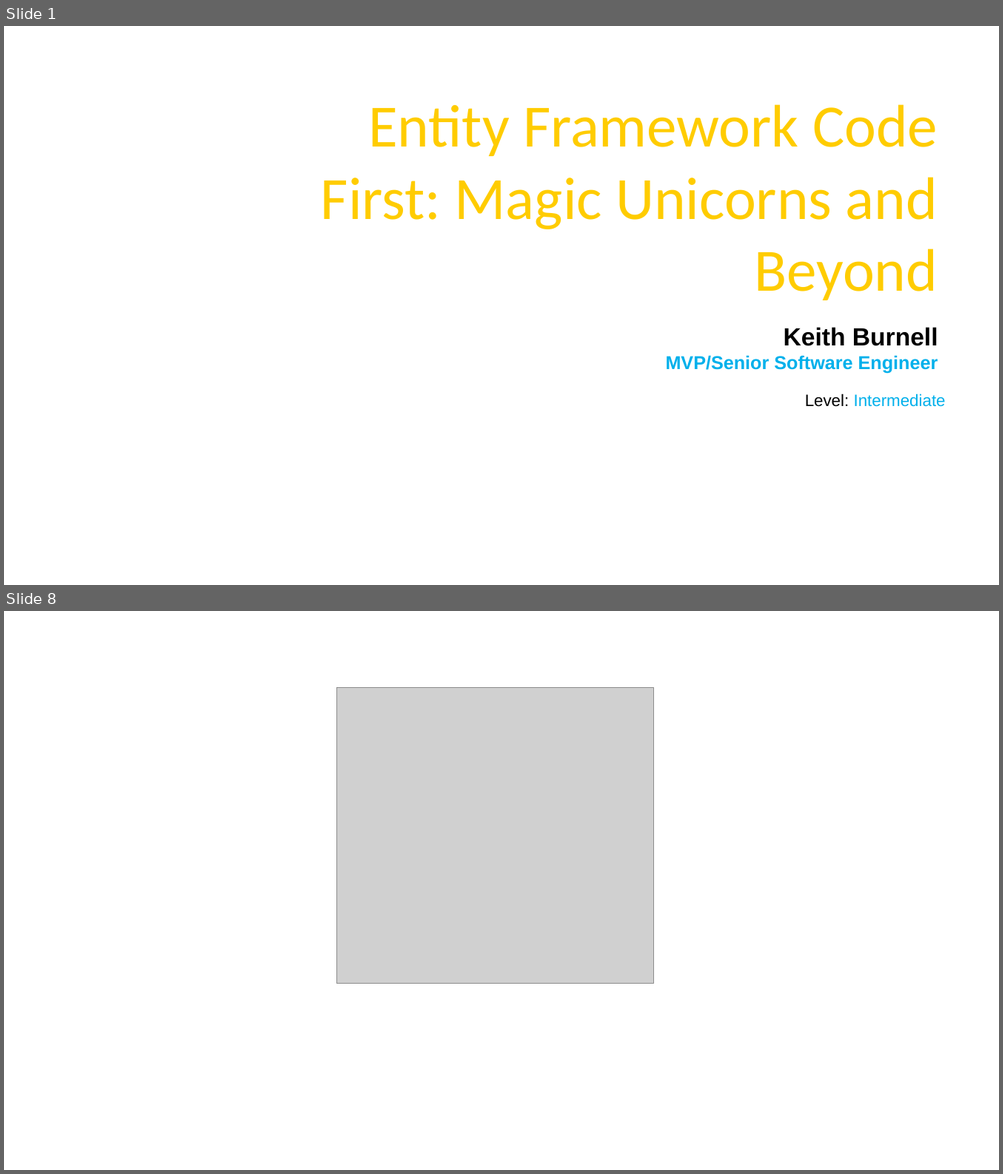
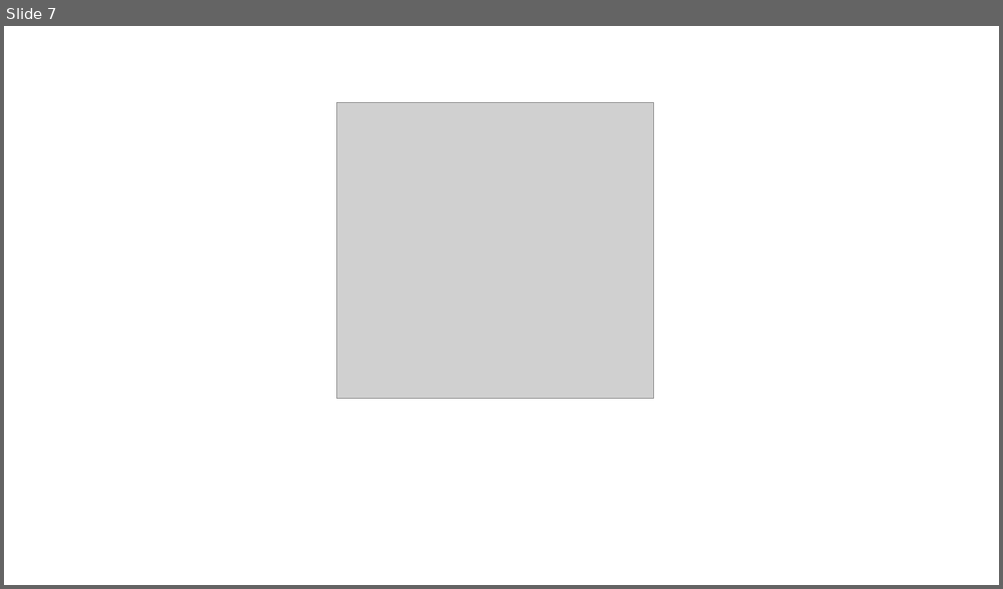
Before and after one commit to kburnell/EfCodeFirstMagicUnicornAndBeyond, a slide deck: EfMagicUnicornEdAndBeyond_SkylineTemplate.ppt. Shown one above the other, each under a label of ours: slides 1 and 8 before the commit, slide 7 after it; the slides between them are not shown. The pictures are 1003x1174 and 1003x589 pixels, drawn with LibreOffice and Linux fonts; fonts in the diff are those of the drawing; grey boxes stand for pictures; background and template pictures are left out. Boxes give left, top, right and bottom in pixels: in the first picture for what was removed or moved away, otherwise in the second. Text is boxed around its words. In the diff, an @@ line names an element or a change of style, - is before the commit and + after.

```diff
--- a/EfMagicUnicornEdAndBeyond_SkylineTemplate.ppt
+++ b/EfMagicUnicornEdAndBeyond_SkylineTemplate.ppt
@@ slide 1 removed at (4, 26, 999, 585), background picture (left out) @@
@@ title removed at (321, 104, 937, 301) @@
-Entity Framework Code First: Magic Unicorns and Beyond
@@ text removed at (666, 327, 938, 374) @@
-Keith Burnell
-MVP/Senior Software Engineer
@@ text removed at (805, 394, 945, 407) @@
-Level: Intermediate
@@ what was slide 8 is now slide 7 @@
```
Also in this commit, not shown: 3 slides changed, 6 slides added, 6 other slides removed, 59 other files.
